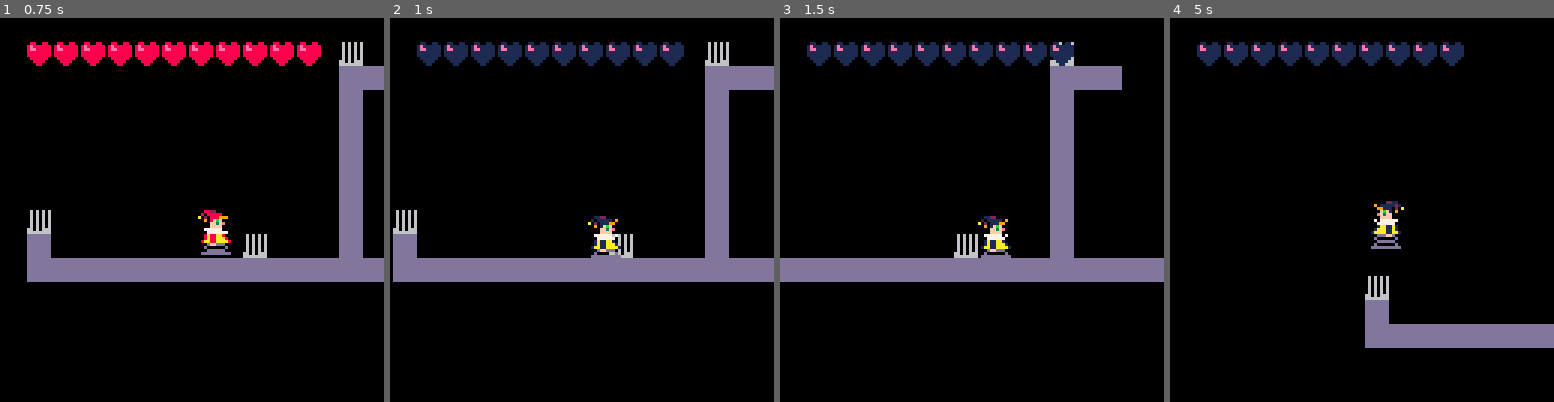
Above: before the commit, frames 1-4 (left to right).
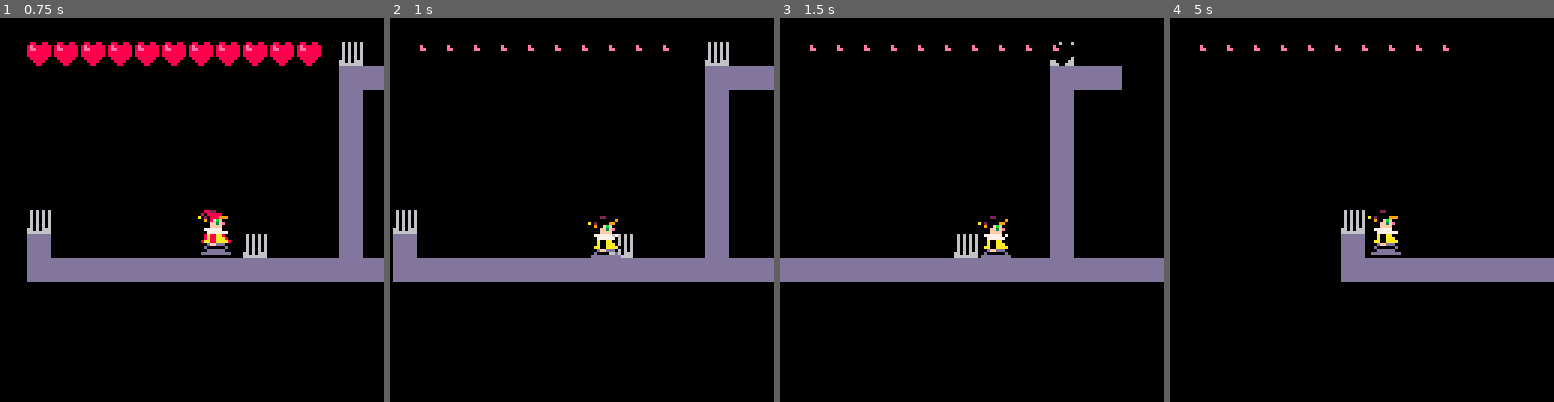
Above: after the commit, the same moments.

Repository: scorp66/pico
Game: PICO-8 cartridge jack_in_box.p8
Two runs of this game, one before a commit and one after it. Both use one fixed random seed, a clock stepped at 60 frames per second and the inputs below.
Inputs:
- Up to frame 1 (0.75 s): no input
- Up to frame 2 (1 s): no input
- Up to frame 3 (1.5 s): no input
- Up to frame 4 (5 s): hold Up 2.15-2.42 s; hold Up from 4.73 s (still down)

Frame 1 is identical in both runs. In frame 2, 2.9% of the frame differs, in the area x 7-77%, y 6-61%; in frame 3, 2.9%; in frame 4, 11%, in the area x 7-100%, y 6-86%.

Commit message:
bugfix + param to description

Diff:
--- a/jack_in_box.p8
+++ b/jack_in_box.p8
@@ -18,6 +18,7 @@
 second_save = 9
 save_ef_speed = 21
 save_form = false
+color_save = 0
 i = 0
 max_frame = 3
 speed = 5
@@ -39,7 +40,7 @@
 map(0,0,0,0,100,100)
 
 if time_damage%2 == 0 then
-pal(8,1)
+pal(8,color_save)
 else
 pal()
 end
@@ -67,7 +68,8 @@
 --movement
 function key_control()
 
-if(btnp(⬆️)
+if(btnp(⬆️) and
+ (colx.x == nil or colx.x-(8*xd) > 4)
  and hero.sy == 0
  and hero.on_flore) then
  hero.sy -= jump_power
Not shown, changed: init переменные.txt
